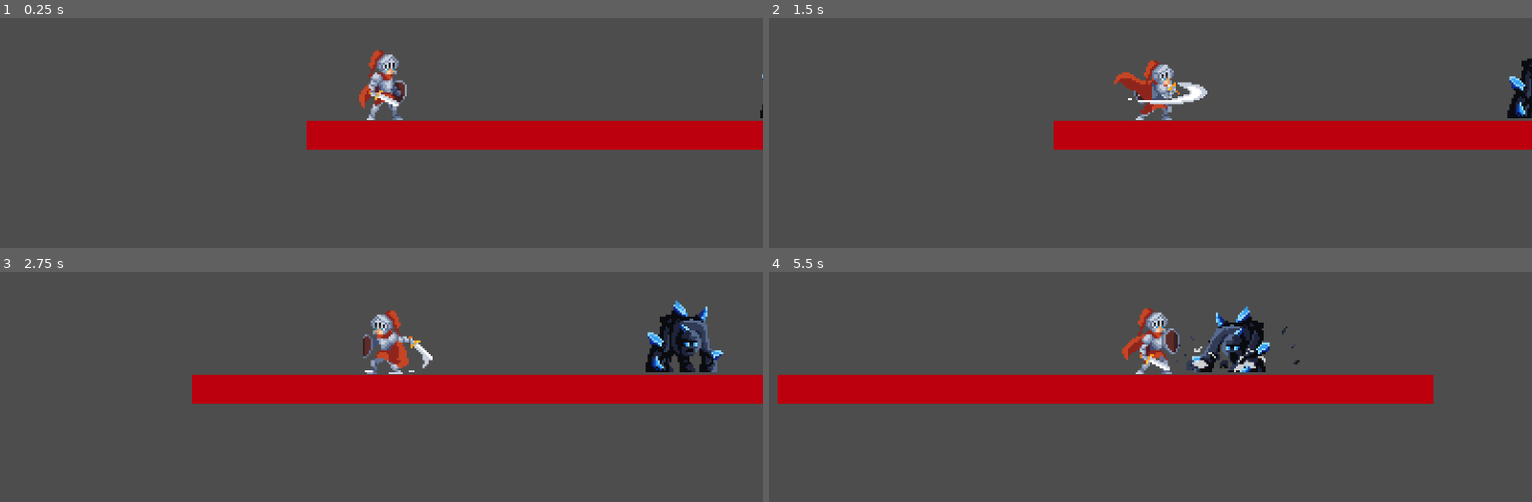
Above: before the commit, frames 1-4 (two rows, left to right).
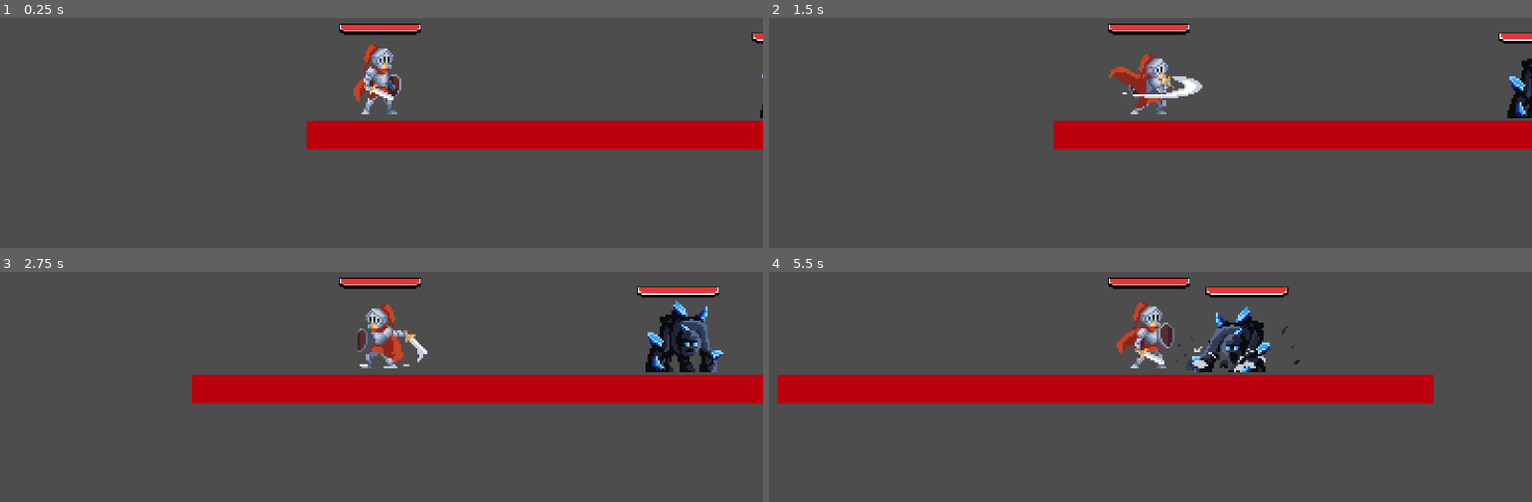
Above: after the commit, the same moments.

Repository: sky-monarch/holdThePanch
Game: Godot game, scene res://src/world.tscn
The game is run twice, just before and just after one commit, with the same random seed, the same clock (stepped at 60 frames per second) and the same inputs. This scene is started directly instead of the project's main scene.
Inputs (mouse positions are in pixels of both pictures, inside the frame that each line leads up to):
- Up to frame 1 (0.25 s): no input
- Up to frame 2 (1.5 s): move the mouse to (1318, 61) at 0.52 s; hold D (right) from 0.53 s (still down); click (1318, 61) at 0.6 s; tap W (jump) at 0.77 s; right-click (1318, 61) at 0.8 s; move the mouse to (997, 103) at 1.27 s; right-click (997, 103) at 1.35 s
- Up to frame 3 (2.75 s): tap W (jump) at 1.52 s; click (228, 357) at 1.55 s; move the mouse to (outside the picture) at 2.02 s; release D (right) at 2.03 s; hold A (left) from 2.03 s (still down); click (outside the picture) at 2.1 s; right-click (outside the picture) at 2.3 s
- Up to frame 4 (5.5 s): move the mouse to (1112, 421) at 2.77 s; release A (left) at 2.78 s; hold D (right) 2.78-4.28 s; right-click (1112, 421) at 2.85 s; tap W (jump) at 3.02, 3.77, 4.52 s; click (1112, 421) at 3.05 s; move the mouse to (1379, 400) at 3.52 s; hold Shift (run) 3.53-4.28 s; right-click (1379, 400) at 3.8 s; move the mouse to (921, 272) at 4.27 s; hold A (left) 4.28-5.03 s; click (921, 272) at 4.35 s; move the mouse to (1188, 336) at 5.02 s; hold D (right) from 5.03 s (still down); right-click (1188, 336) at 5.1 s

The runs differ from the first frame. In frame 1, 1.9% of the frame differs, in the area x 44-100%, y 2-45%; in frame 2, 2.3%; in frame 3, 2.5%; in frame 4, 2.5%, in the area x 44-69%, y 2-45%.

Commit message:
Добавленна хп бар у игрока и врага

Diff:
--- a/scripts/player.gd
+++ b/scripts/player.gd
@@ -12,10 +12,13 @@
 var is_defend: bool = false
 var is_hurting: bool = false
 var type_attack: int = 1
+var tween = null
 
 @onready var anim = $AnimatedSprite2D
 @onready var attack_area = $AttackArea
 @onready var defend_area = $DefendArea
+@onready var helth_bar = $HelthBar/FullHelthBar
+@onready var empty_bar = $HelthBar/EmptyHelthBar
 
 
 func _physics_process(delta: float) -> void:
@@ -84,6 +87,7 @@
 
 	is_hurting = true
 	hp -= _damage
+	update_helth_bar()
 	anim.play("Hurt")
 
 	await get_tree().create_timer(0.5).timeout
@@ -100,5 +104,14 @@
 
 func die():
 	anim.play("Die")
-	await get_tree().create_timer(3).timeout
+	await anim.animation_finished
 	queue_free()
+
+
+func update_helth_bar():
+	var scale_hp = clamp(float(hp)/float(max_hp), 0.0, 1.0)/2
+	if tween and tween.is_valid():
+		tween.kill()
+	tween = create_tween()
+	tween.tween_property(helth_bar, "scale:x", scale_hp, 0.2)
+	tween.tween_property(empty_bar, "scale:x", scale_hp, 0.2)
--- a/src/golem_blue.gd
+++ b/src/golem_blue.gd
@@ -11,10 +11,13 @@
 var can_attack: bool = false
 var is_attacking: bool = false
 var is_hurting: bool = false
+var tween = null
 
 @onready var anim: AnimatedSprite2D = $AnimatedSprite2D
 @onready var detection_area: Area2D = $DetectionArea
 @onready var attack_area: Area2D = $AttackArea
+@onready var helth_bar = $HelthBar/FullHelthBar
+@onready var empty_bar = $HelthBar/EmptyHelthBar
 
 func _ready() -> void:
 	hp = max_hp
@@ -86,6 +89,7 @@
 	if is_dead or is_hurting:
 		return
 	hp -= amount
+	update_helth_bar()
 	is_hurting = true
 	can_attack = false
 	anim.play("Hurt")
@@ -101,3 +105,11 @@
 	anim.play("Die")
 	await anim.animation_finished
 	queue_free()
+
+func update_helth_bar():
+	var scale_hp = clamp(float(hp)/float(max_hp), 0.0, 1.0)/2
+	if tween and tween.is_valid():
+		tween.kill()
+	tween = create_tween()
+	tween.tween_property(helth_bar, "scale:x", scale_hp, 0.2)
+	tween.tween_property(empty_bar, "scale:x", scale_hp, 0.2)
--- a/src/golem_blue.tscn
+++ b/src/golem_blue.tscn
@@ -6,6 +6,8 @@
 [ext_resource type="Texture2D" uid="uid://c3q400liwmpi1" path="res://resourse/sprites/Golem_blue/Golem_1_hurt.png" id="4_hgx8b"]
 [ext_resource type="Texture2D" uid="uid://ba7onojvadtpq" path="res://resourse/sprites/Golem_blue/Golem_1_idle.png" id="5_xmveb"]
 [ext_resource type="Texture2D" uid="uid://betlqlhcka4tv" path="res://resourse/sprites/Golem_blue/Golem_1_walk.png" id="6_83cme"]
+[ext_resource type="Texture2D" uid="uid://drvc6e78shxy2" path="res://resourse/sprites/helth/Pixel1_Healthbar_0002_pixel1_border.png" id="7_csbyb"]
+[ext_resource type="Texture2D" uid="uid://3ie0ir08wrks" path="res://resourse/sprites/helth/Pixel1_Healthbar_0001_pixel1_healthbar.png" id="8_hgx8b"]
 
 [sub_resource type="AtlasTexture" id="AtlasTexture_1q6o1"]
 atlas = ExtResource("2_fech2")
@@ -391,3 +393,17 @@
 [node name="CollisionShape2D" type="CollisionShape2D" parent="AttackArea"]
 position = Vector2(0.16666476, 17.666668)
 shape = SubResource("RectangleShape2D_i7rag")
+
+[node name="HelthBar" type="Node2D" parent="."]
+
+[node name="EmptyHelthBar" type="Sprite2D" parent="HelthBar"]
+position = Vector2(-25.333334, -41.666668)
+scale = Vector2(0.5, 0.5)
+texture = ExtResource("7_csbyb")
+centered = false
+
+[node name="FullHelthBar" type="Sprite2D" parent="HelthBar"]
+position = Vector2(-25.333334, -35.666668)
+scale = Vector2(0.5, 0.5)
+texture = ExtResource("8_hgx8b")
+centered = false
--- a/src/player.tscn
+++ b/src/player.tscn
@@ -11,6 +11,8 @@
 [ext_resource type="Texture2D" uid="uid://dajjbqghwv6qm" path="res://resourse/sprites/player/DEFEND.png" id="5_rclot"]
 [ext_resource type="Texture2D" uid="uid://cpc488nhd3er1" path="res://resourse/sprites/player/DEATH.png" id="6_ndfpv"]
 [ext_resource type="Texture2D" uid="uid://cxrkl2d5j4lpc" path="res://resourse/sprites/player/HURT.png" id="7_dxtnc"]
+[ext_resource type="Texture2D" uid="uid://drvc6e78shxy2" path="res://resourse/sprites/helth/Pixel1_Healthbar_0002_pixel1_border.png" id="12_nic3v"]
+[ext_resource type="Texture2D" uid="uid://3ie0ir08wrks" path="res://resourse/sprites/helth/Pixel1_Healthbar_0001_pixel1_healthbar.png" id="13_fxwnc"]
 
 [sub_resource type="AtlasTexture" id="AtlasTexture_m3eag"]
 atlas = ExtResource("2_nrj4s")
@@ -548,7 +550,7 @@
 script = ExtResource("1_ehvfd")
 
 [node name="AnimatedSprite2D" type="AnimatedSprite2D" parent="."]
-position = Vector2(1.6666667, 0)
+position = Vector2(-1, -3)
 sprite_frames = SubResource("SpriteFrames_8wfru")
 animation = &"Hurt"
 autoplay = "Idle"
@@ -573,4 +575,18 @@
 position = Vector2(-0.33333525, 1.6666677)
 shape = SubResource("RectangleShape2D_jouj7")
 
+[node name="HelthBar" type="Node2D" parent="."]
+
+[node name="EmptyHelthBar" type="Sprite2D" parent="HelthBar"]
+position = Vector2(-24.333334, -62)
+scale = Vector2(0.5, 0.5)
+texture = ExtResource("12_nic3v")
+centered = false
+
+[node name="FullHelthBar" type="Sprite2D" parent="HelthBar"]
+position = Vector2(-24.333334, -56)
+scale = Vector2(0.5, 0.5)
+texture = ExtResource("13_fxwnc")
+centered = false
+
 [connection signal="body_entered" from="AttackArea" to="." method="_on_attack_area_body_entered"]
Binary file added: resourse/sprites/helth/Pixel1_Healthbar_0001_pixel1_healthbar.png
Not shown, added: resourse/sprites/helth/Pixel1_Healthbar_0001_pixel1_healthbar.png.import
Binary file added: resourse/sprites/helth/Pixel1_Healthbar_0002_pixel1_border.png
Not shown, added: resourse/sprites/helth/Pixel1_Healthbar_0002_pixel1_border.png.import
Not shown: 1 places in src/golem_blue.tscn that only renumber resources
Not shown: 1 places in src/player.tscn that only renumber resources
Not shown, added: src/world.tscn8752141599.tmp
Not shown, added: src/world.tscn8759937536.tmp
